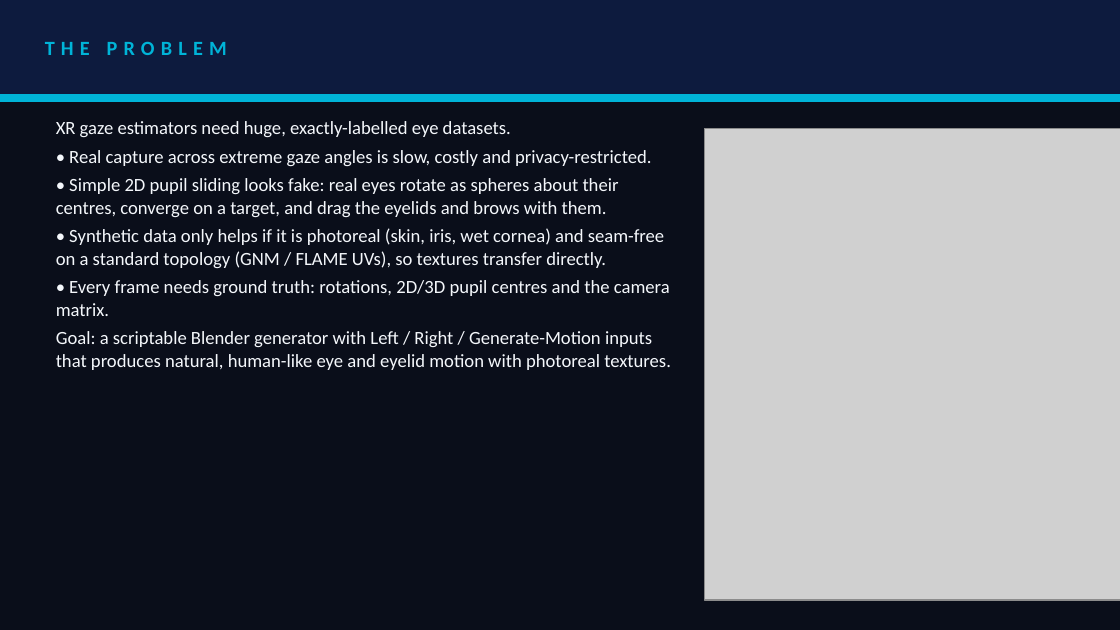
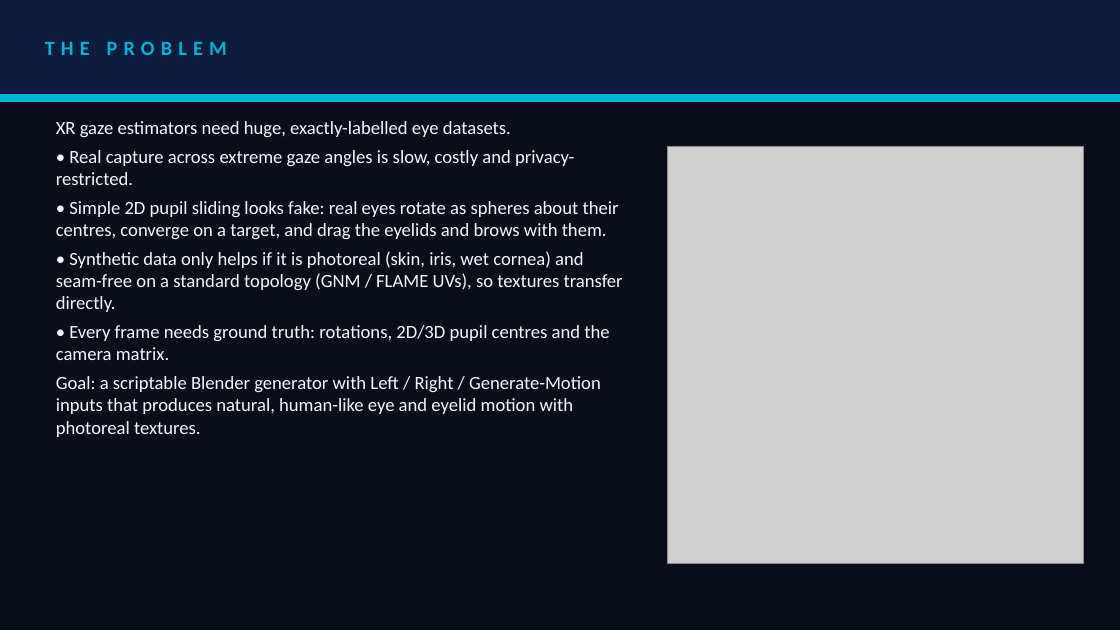
Before and after one commit to visshva-r/PRISM-XR-2026-Track01-ThinkLoop, a slide deck: slide 2 of docs/SRM Institute of Science and Technology_Think Loop.pptx. Drawn at 1120x630 pixels with LibreOffice and Linux fonts; fonts in the diff are those of the drawing; grey boxes stand for pictures. Boxes give left, top, right and bottom in pixels: in the first picture for what was removed or moved away, otherwise in the second. Text is boxed around its words. In the diff, an @@ line names an element or a change of style, - is before the commit and + after.

Commit message:
Keep problem and solution photos inside the slide

```diff
--- a/docs/SRM Institute of Science and Technology_Think Loop.pptx
+++ b/docs/SRM Institute of Science and Technology_Think Loop.pptx
@@ text "XR gaze estimators need huge, ..." rewrapped from [56,121,671,370] to [56,121,623,437] @@
@@ picture: place and size @@
-picture at [704,129,1120,600]
+picture at [668,147,1084,563]
```
Also in this commit, not shown: 1 other slide changed, 1 other file.
